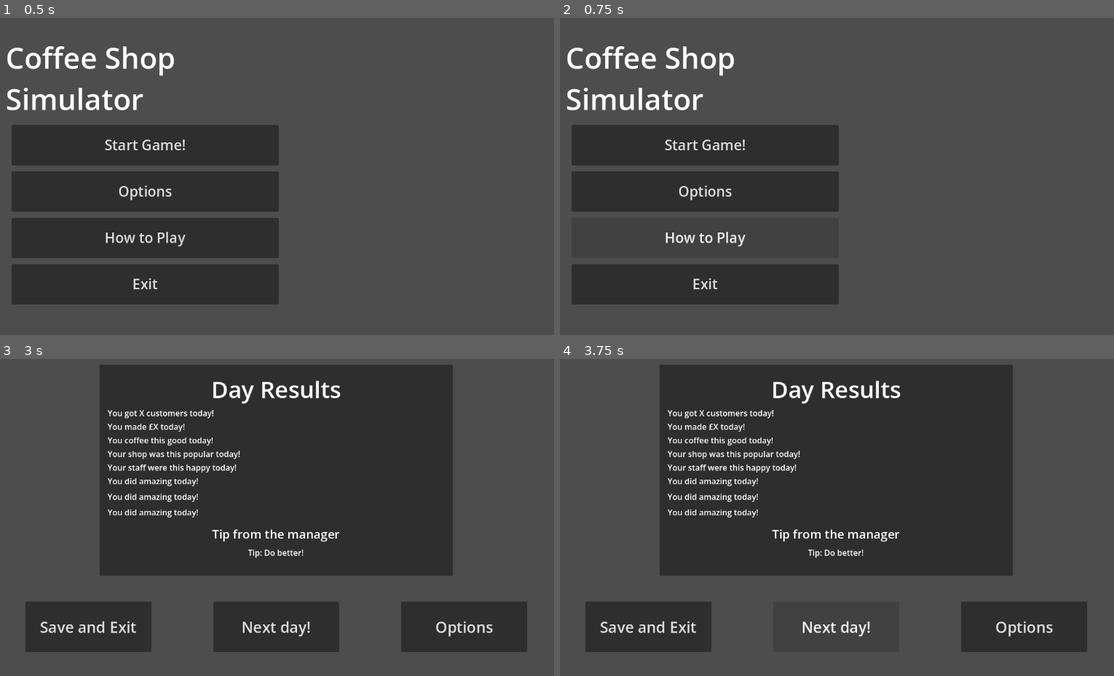
Above: before the commit, frames 1-4 (two rows, left to right).
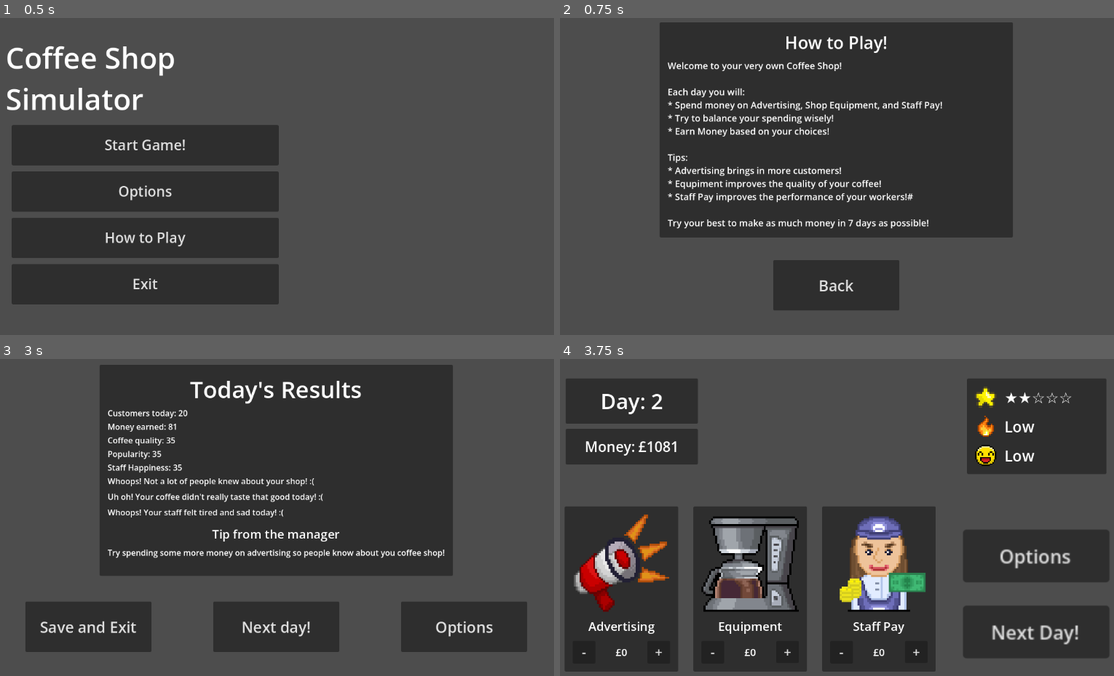
Above: after the commit, the same moments.

Repository: GravyFin/coffee-shop-simulator
Game: Godot game, scene res://scenes/main_menu.tscn
The game is run twice, just before and just after one commit, with the same random seed, the same clock (stepped at 60 frames per second) and the same inputs.
Inputs (mouse positions are in pixels of both pictures, inside the frame that each line leads up to):
- Up to frame 1 (0.5 s): no input
- Up to frame 2 (0.75 s): click "How to Play" at 0.5 s
- Up to frame 3 (3 s): click (277, 625) at 1.25 s, where only the run after the commit has a clickable "Back"; click "Start Game!" at 2 s; click "Next Day!" at 2.75 s
- Up to frame 4 (3.75 s): click "Next day!" at 3.5 s

Frame 1 is identical in both runs. In frame 2, 46% of the frame differs, in the area x 1-82%, y 1-93%; in frame 3, 4.0%; in frame 4, 63%, in the area x 0-100%, y 1-99%.
Error before the commit: Parse Error: Function "update_tip()" not found in base self. (res://scripts/results_menu.gd:63)

Commit message:
Addded Final results screen and more buttons
A final results screen was added for when the player reached the 7th day's results. Additionally, more buttons were added including how to play and exit, and relevant menus were added for it/them.

Diff:
--- /dev/null
+++ b/scenes/final_day_menu.gd
@@ -0,0 +1,60 @@
+extends Control
+
+@onready var final_stats_label = $FinalResultsPanel/MarginContainer/VBoxContainer/FinalStats
+@onready var feedback_label = $FinalResultsPanel/MarginContainer/VBoxContainer/Feedback
+@onready var tip_label = $FinalResultsPanel/MarginContainer/VBoxContainer/TipText
+
+func _ready():
+	update_final_stats()
+	update_feedback()
+	update_tip()
+
+# === FINAL STATS ===
+func update_final_stats():
+	final_stats_label.text = "Final money: £%d\nDays Completed: %d" % [
+		GameManager.money,
+		GameManager.day - 1
+	]
+
+# === FEEDBACK ===
+func update_feedback():
+	var messages := []
+
+	# === POPULARITY ===
+	if GameManager.popularity < 40:
+		messages.append("You shop didn't really get a lot of cutsomers this week! :(")
+	elif GameManager.popularity < 70:
+		messages.append("Your shop had a good number of customers this week! Good job!")
+	else:
+		messages.append("Your shop was super popular this week. You got so many customers! :D")
+
+	# === QUALITY ===
+	if GameManager.coffee_quality < 40:
+		messages.append("Your coffee didn't really taste that good this week! :(")
+	elif GameManager.coffee_quality < 70:
+		messages.append("Your coffee was good this week but it could be a little better!")
+	else:
+		messages.append("Your coffee tasted super yummy this week, everyone loved it! :D")
+
+	# === HAPPINESS ===
+	if GameManager.staff_happiness < 40:
+		messages.append("Your staff weren't really that happy this week! :(")
+	elif GameManager.staff_happiness < 70:
+		messages.append("Your staff were happy with their hours and work this week!")
+	else:
+		messages.append("Your staff were super happy and worked really hard this week! :D")
+
+	feedback_label.text = "\n".join(messages)
+
+# === FINAL TUP ===
+func update_tip():
+	if GameManager.money < 800:
+		tip_label.text = "You should try to balance your spending next time and spread it out!"
+	elif GameManager.money < 1500:
+		tip_label.text = "You spent you money well this week, but maybe spread it out a little more!"
+	else:
+		tip_label.text = "Amazing job! You spend your money really smartly this week and made even more!"
+
+# === BUTTON ===
+func _on_exit_button_pressed():
+	get_tree().change_scene_to_file("res://scenes/main_menu.tscn")
--- /dev/null
+++ b/scenes/final_day_menu.tscn
@@ -0,0 +1,101 @@
+[gd_scene load_steps=2 format=3 uid="uid://bsu7vvovscb3k"]
+
+[ext_resource type="Script" uid="uid://bdddtaakmo8s4" path="res://scenes/final_day_menu.gd" id="1_e8b6k"]
+
+[node name="Control" type="Control"]
+layout_mode = 3
+anchors_preset = 8
+anchor_left = 0.5
+anchor_top = 0.5
+anchor_right = 0.5
+anchor_bottom = 0.5
+offset_left = -20.0
+offset_top = -20.0
+offset_right = 20.0
+offset_bottom = 20.0
+grow_horizontal = 2
+grow_vertical = 2
+script = ExtResource("1_e8b6k")
+
+[node name="FinalResultsPanel" type="PanelContainer" parent="."]
+custom_minimum_size = Vector2(200, 0)
+layout_mode = 1
+anchors_preset = 8
+anchor_left = 0.5
+anchor_top = 0.5
+anchor_right = 0.5
+anchor_bottom = 0.5
+offset_left = -350.0
+offset_top = -311.0
+offset_right = 350.0
+offset_bottom = 109.0
+grow_horizontal = 2
+grow_vertical = 2
+
+[node name="MarginContainer" type="MarginContainer" parent="FinalResultsPanel"]
+layout_mode = 2
+theme_override_constants/margin_left = 16
+theme_override_constants/margin_top = 16
+theme_override_constants/margin_right = 16
+theme_override_constants/margin_bottom = 16
+
+[node name="VBoxContainer" type="VBoxContainer" parent="FinalResultsPanel/MarginContainer"]
+layout_mode = 2
+theme_override_constants/separation = 4
+
+[node name="Title" type="Label" parent="FinalResultsPanel/MarginContainer/VBoxContainer"]
+layout_mode = 2
+size_flags_horizontal = 4
+theme_override_font_sizes/font_size = 48
+text = "Final Day Results!"
+
+[node name="FinalStats" type="Label" parent="FinalResultsPanel/MarginContainer/VBoxContainer"]
+layout_mode = 2
+theme_override_font_sizes/font_size = 20
+text = "Your made £X money this week!
+You completed 7 days!"
+
+[node name="Feedback" type="Label" parent="FinalResultsPanel/MarginContainer/VBoxContainer"]
+layout_mode = 2
+theme_override_font_sizes/font_size = 20
+text = "You coffee shop was X popular
+Your coffee tasted Y this week!
+Your staff felt Z this week!"
+
+[node name="TipLabel" type="Label" parent="FinalResultsPanel/MarginContainer/VBoxContainer"]
+layout_mode = 2
+theme_override_font_sizes/font_size = 28
+text = "Tip from the manager!"
+horizontal_alignment = 1
+
+[node name="TipText" type="Label" parent="FinalResultsPanel/MarginContainer/VBoxContainer"]
+layout_mode = 2
+theme_override_font_sizes/font_size = 20
+text = "You need to spend X more money to do better!"
+horizontal_alignment = 1
+
+[node name="ButtonPanel" type="MarginContainer" parent="."]
+layout_mode = 1
+anchors_preset = 7
+anchor_left = 0.5
+anchor_top = 1.0
+anchor_right = 0.5
+anchor_bottom = 1.0
+offset_left = -125.0
+offset_top = 145.0
+offset_right = 149.0
+offset_bottom = 269.0
+grow_horizontal = 2
+grow_vertical = 0
+theme_override_constants/margin_left = 12
+theme_override_constants/margin_top = 12
+theme_override_constants/margin_right = 12
+theme_override_constants/margin_bottom = 12
+
+[node name="ExitButton" type="Button" parent="ButtonPanel"]
+custom_minimum_size = Vector2(250, 100)
+layout_mode = 2
+theme_override_font_sizes/font_size = 30
+text = "Exit"
+
+[connection signal="pressed" from="ButtonPanel/ExitButton" to="." method="_on_exit_button_pressed"]
--- /dev/null
+++ b/scenes/how_to_play.gd
@@ -0,0 +1,4 @@
+extends Control
+
+func _on_back_button_pressed():
+	get_tree().change_scene_to_file("res://scenes/main_menu.tscn")
--- /dev/null
+++ b/scenes/how_to_play.tscn
@@ -0,0 +1,93 @@
+[gd_scene load_steps=2 format=3 uid="uid://bqddapol1d7ow"]
+
+[ext_resource type="Script" uid="uid://cn1ukvrx8twye" path="res://scenes/how_to_play.gd" id="1_d4i75"]
+
+[node name="Control" type="Control"]
+layout_mode = 3
+anchors_preset = 8
+anchor_left = 0.5
+anchor_top = 0.5
+anchor_right = 0.5
+anchor_bottom = 0.5
+offset_left = -20.0
+offset_top = -20.0
+offset_right = 20.0
+offset_bottom = 20.0
+grow_horizontal = 2
+grow_vertical = 2
+script = ExtResource("1_d4i75")
+
+[node name="HowToPlayPanel" type="PanelContainer" parent="."]
+layout_mode = 1
+anchors_preset = 8
+anchor_left = 0.5
+anchor_top = 0.5
+anchor_right = 0.5
+anchor_bottom = 0.5
+offset_left = -350.0
+offset_top = -311.0
+offset_right = 350.0
+offset_bottom = 109.0
+grow_horizontal = 2
+grow_vertical = 2
+
+[node name="MarginContainer" type="MarginContainer" parent="HowToPlayPanel"]
+layout_mode = 2
+theme_override_constants/margin_left = 16
+theme_override_constants/margin_top = 16
+theme_override_constants/margin_right = 16
+theme_override_constants/margin_bottom = 16
+
+[node name="VBoxContainer" type="VBoxContainer" parent="HowToPlayPanel/MarginContainer"]
+layout_mode = 2
+theme_override_constants/separation = 10
+
+[node name="Label" type="Label" parent="HowToPlayPanel/MarginContainer/VBoxContainer"]
+layout_mode = 2
+theme_override_font_sizes/font_size = 34
+text = "How to Play!"
+horizontal_alignment = 1
+
+[node name="RichTextLabel" type="RichTextLabel" parent="HowToPlayPanel/MarginContainer/VBoxContainer"]
+layout_mode = 2
+theme_override_font_sizes/normal_font_size = 18
+text = "Welcome to your very own Coffee Shop!
+
+Each day you will:
+* Spend money on Advertising, Shop Equipment, and Staff Pay!
+* Try to balance your spending wisely!
+* Earn Money based on your choices!
+
+Tips:
+* Advertising brings in more customers!
+* Equpiment improves the quality of your coffee!
+* Staff Pay improves the performance of your workers!#
+
+Try your best to make as much money in 7 days as possible!"
+fit_content = true
+
+[node name="MarginContainer" type="MarginContainer" parent="."]
+layout_mode = 1
+anchors_preset = 7
+anchor_left = 0.5
+anchor_top = 1.0
+anchor_right = 0.5
+anchor_bottom = 1.0
+offset_left = -137.0
+offset_top = 126.0
+offset_right = 137.0
+offset_bottom = 250.0
+grow_horizontal = 2
+grow_vertical = 0
+theme_override_constants/margin_left = 12
+theme_override_constants/margin_top = 12
+theme_override_constants/margin_right = 12
+theme_override_constants/margin_bottom = 12
+
+[node name="BackButton" type="Button" parent="MarginContainer"]
+custom_minimum_size = Vector2(250, 100)
+layout_mode = 2
+theme_override_font_sizes/font_size = 30
+text = "Back"
+
+[connection signal="pressed" from="MarginContainer/BackButton" to="." method="_on_back_button_pressed"]
--- /dev/null
+++ b/scenes/main_menu.gd
@@ -0,0 +1,11 @@
+extends Control
+
+func _on_start_game_button_pressed():
+	GameManager.reset_game()
+	get_tree().change_scene_to_file("res://scenes/allocation_menu.tscn")
+
+func _on_how_to_play_button_pressed():
+	get_tree().change_scene_to_file("res://scenes/how_to_play.tscn")
+
+func _on_exit_button_pressed():
+	get_tree().quit()
--- a/scenes/main_menu.tscn
+++ b/scenes/main_menu.tscn
@@ -1,6 +1,6 @@
 [gd_scene load_steps=2 format=3 uid="uid://b4u32pnj4o88y"]
 
-[ext_resource type="Script" uid="uid://deiinuokh5m54" path="res://scripts/start_game_button.gd" id="1_l6cm7"]
+[ext_resource type="Script" uid="uid://bwrio7jrhl8kc" path="res://scenes/main_menu.gd" id="1_l6cm7"]
 
 [node name="Control" type="Control"]
 layout_mode = 3
@@ -9,6 +9,7 @@
 anchor_bottom = 1.0
 grow_horizontal = 2
 grow_vertical = 2
+script = ExtResource("1_l6cm7")
 
 [node name="Label" type="Label" parent="."]
 layout_mode = 0
@@ -48,7 +49,6 @@
 text = "Start Game!"
 autowrap_mode = 1
 icon_alignment = 1
-script = ExtResource("1_l6cm7")
 
 [node name="OptionsButton" type="Button" parent="MarginContainer/VBoxContainer"]
 custom_minimum_size = Vector2(0, 80)
@@ -80,4 +80,6 @@
 theme_override_font_sizes/font_size = 28
 text = "Exit"
 
-[connection signal="pressed" from="MarginContainer/VBoxContainer/StartGameButton" to="MarginContainer/VBoxContainer/StartGameButton" method="_on_pressed"]
+[connection signal="pressed" from="MarginContainer/VBoxContainer/StartGameButton" to="." method="_on_start_game_button_pressed"]
+[connection signal="pressed" from="MarginContainer/VBoxContainer/HowToPlayButton" to="." method="_on_how_to_play_button_pressed"]
+[connection signal="pressed" from="MarginContainer/VBoxContainer/Exit" to="." method="_on_exit_button_pressed"]
--- a/scenes/results_menu.tscn
+++ b/scenes/results_menu.tscn
@@ -46,7 +46,7 @@
 layout_mode = 2
 size_flags_horizontal = 4
 theme_override_font_sizes/font_size = 46
-text = "Day Results"
+text = "Today's Results"
 horizontal_alignment = 1
 
 [node name="CustomerNo" type="Label" parent="ResultsPanel/MarginContainer/VBoxContainer"]
--- a/scripts/results_menu.gd
+++ b/scripts/results_menu.gd
@@ -104,7 +104,7 @@
 
 	feedback_label.text = "\n".join(messages)
 
-func generate_tip():
+func update_tip():
 	var ad = GameManager.advertising_spend
 	var eq = GameManager.equipment_spend
 	var sf = GameManager.staff_spend
@@ -137,4 +137,7 @@
 	tip_label.text = "Great job! Your coffee shop is running really well! Keep up the good work!"
 
 func _on_next_day_pressed():
-	get_tree().change_scene_to_file("res://scenes/allocation_menu.tscn")
+	if GameManager.day > 7:
+		get_tree().change_scene_to_file("res://scenes/final_day_menu.tscn")
+	else:
+		get_tree().change_scene_to_file("res://scenes/allocation_menu.tscn")
--- a/scripts/start_game_button.gd
+++ /dev/null
@@ -1,5 +0,0 @@
-extends Button
-
-func _on_pressed():
-	GameManager.reset_game()
-	get_tree().change_scene_to_file("res://scenes/allocation_menu.tscn")
Not shown, added: scenes/final_day_menu.gd.uid
Not shown, added: scenes/how_to_play.gd.uid
Not shown, added: scenes/main_menu.gd.uid
Not shown, removed: scripts/start_game_button.gd.uid
